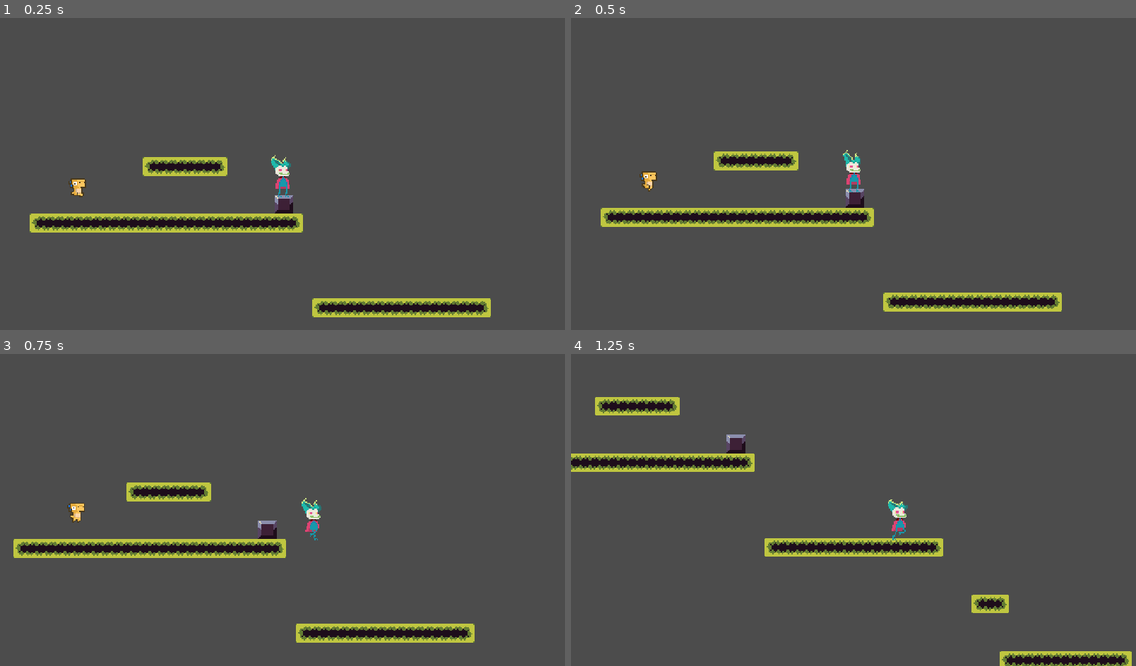
Above: before the commit, frames 1-4 (two rows, left to right).
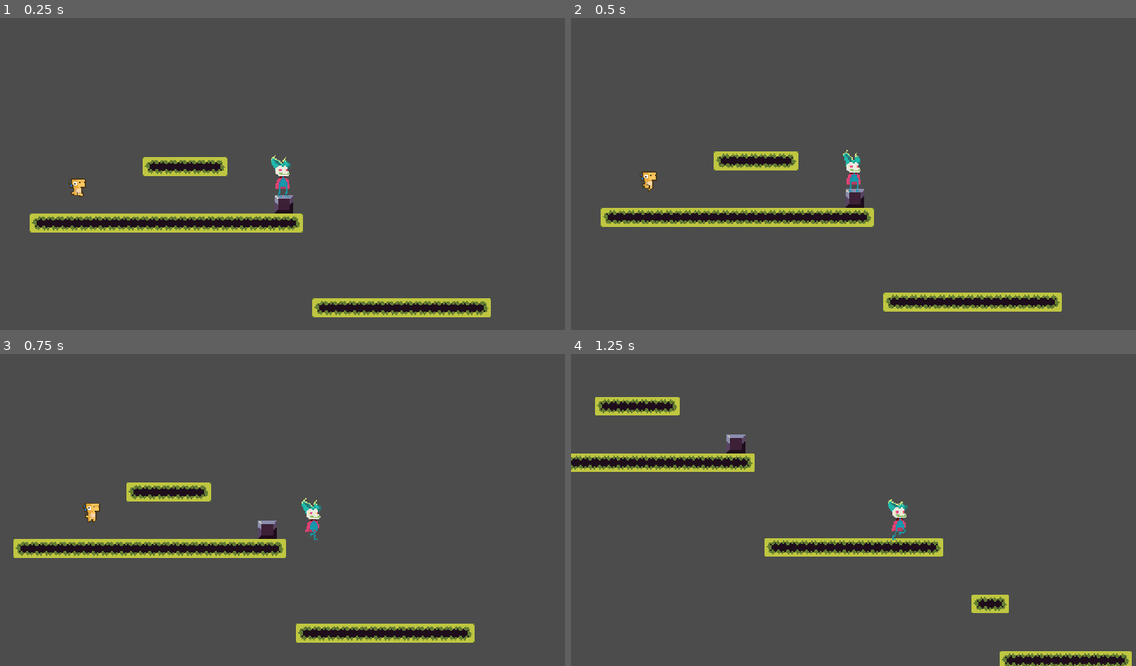
Above: after the commit, the same moments.

Repository: fredih/rescue
Game: Godot game, scene res://levels/level02.tscn
The game is run twice, just before and just after one commit, with the same random seed, the same clock (stepped at 60 frames per second) and the same inputs. The project has no main scene, so this scene is started directly.
Inputs:
- Up to frame 1 (0.25 s): no input
- Up to frame 2 (0.5 s): no input
- Up to frame 3 (0.75 s): tap Enter (ui_accept) at 0.5 s; hold Right (ui_right) from 0.53 s (still down); hold Enter (ui_accept) from 0.53 s (still down); tap Space (ui_lit, bound only after the commit) at 0.6 s
- Up to frame 4 (1.25 s): keep holding Right (ui_right); keep holding Enter (ui_accept)

Frames 1-2 are identical in both runs. In frame 3, 0.3% of the frame differs, in the area x 11-18%, y 47-55%; in frame 4, nothing differs.

Commit message:
add lit input, changed lobin and player scripts

Diff:
--- a/characters/lobins/lobin.gd
+++ b/characters/lobins/lobin.gd
@@ -2,7 +2,6 @@
 
 var target
 var playerPointer
-var velocity = Vector2()
 var result
 
 func _ready():
@@ -10,13 +9,13 @@
 
 
 func _process(delta):
-	velocity = target.position - position
-	velocity.y = 0
-	velocity = velocity.normalized()
+	_velocity.x = target.position.x - position.x
+	_velocity = _velocity.normalized()
 
 	if target.isLit and result.collider == target:
-		position += velocity * delta * speed.x
+		position.x += _velocity.x * delta * speed.x
 
 func _physics_process(delta):
 	var space_state = get_world_2d().direct_space_state
 	result = space_state.intersect_ray(position, target.position, [self])
+	._physics_process(delta)
--- a/characters/player/Player.gd
+++ b/characters/player/Player.gd
@@ -12,7 +12,7 @@
 
 # Called every frame. 'delta' is the elapsed time since the previous frame.
 func _process(delta):
-	if Input.get_action_strength("ui_accept"):
+	if Input.is_action_just_pressed("ui_lit"):
 		isLit = !isLit
 
 
--- a/project.godot
+++ b/project.godot
@@ -29,6 +29,7 @@
 config/name="Rescue"
 config/icon="res://icon.png"
 
+
 [display]
 
 window/size/width=480
@@ -38,6 +39,14 @@
 window/stretch/mode="viewport"
 window/stretch/aspect="keep"
 
+[input]
+
+ui_lit={
+"deadzone": 0.5,
+"events": [ Object(InputEventKey,"resource_local_to_scene":false,"resource_name":"","device":0,"alt":false,"shift":false,"control":false,"meta":false,"command":false,"pressed":false,"scancode":32,"unicode":0,"echo":false,"script":null)
+ ]
+}
+
 [rendering]
 
 quality/2d/use_pixel_snap=true
